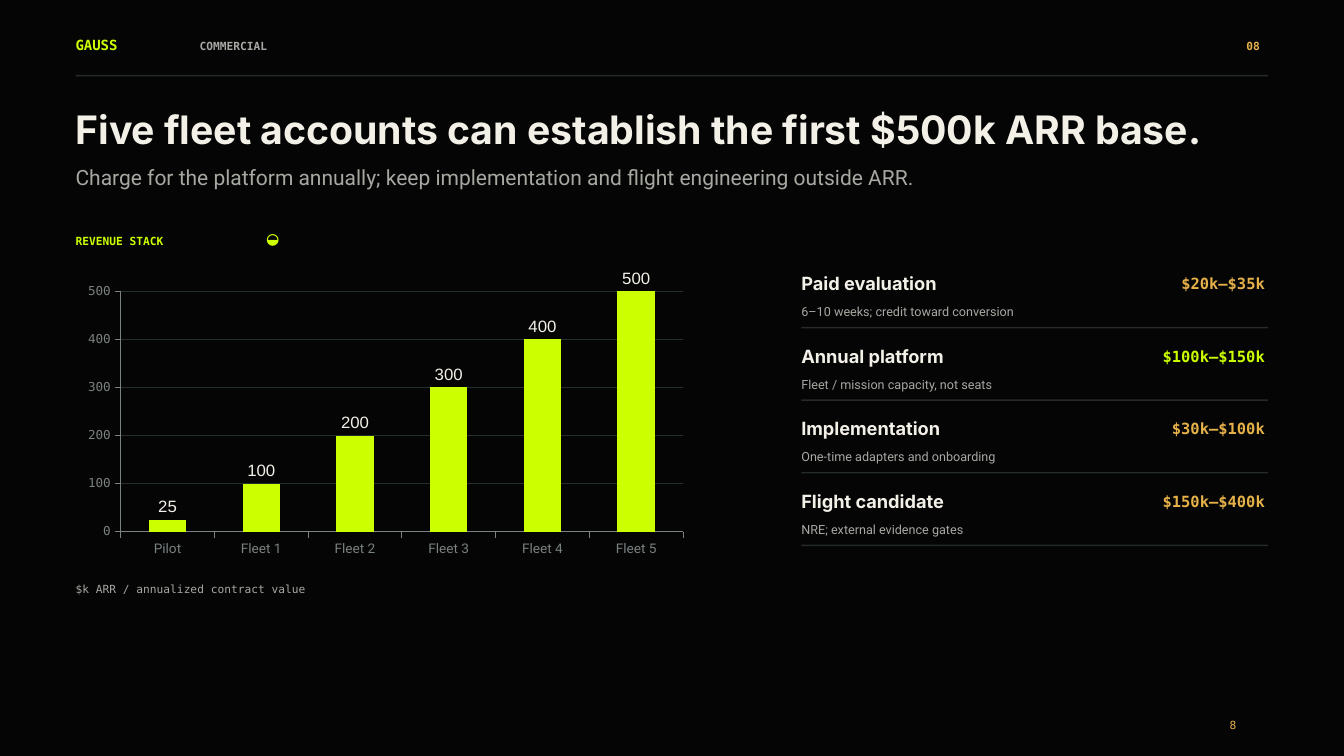
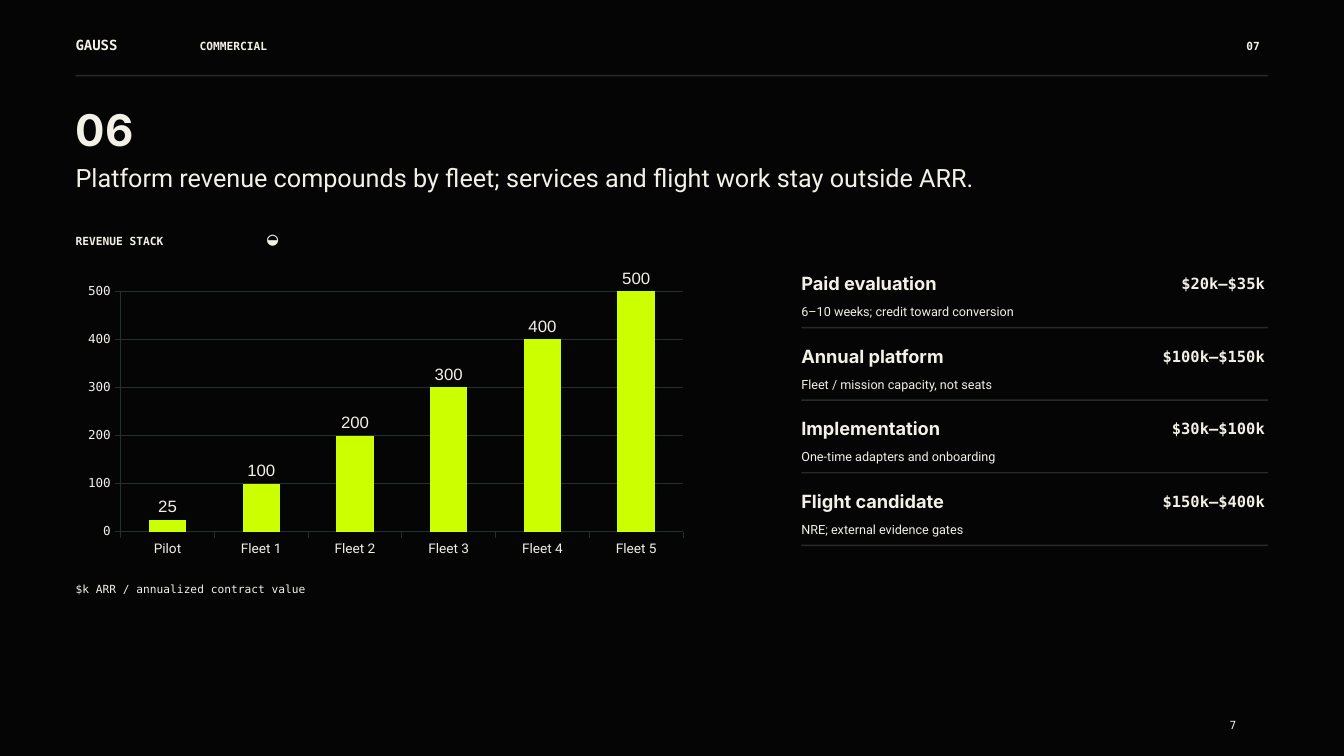
Before and after one commit to Pallas117/Gauss-Aurora.0-, a slide deck: slide 7 of reports/presentation/Gauss_Aurora_Investor_Deck_pptxgenjs.pptx (slide 8 before the commit). Drawn at 1344x756 pixels with LibreOffice and Linux fonts; fonts in the diff are those of the drawing. Boxes give left, top, right and bottom in pixels: in the first picture for what was removed or moved away, otherwise in the second. Text is boxed around its words. In the diff, an @@ line names an element or a change of style, - is before the commit and + after.

```diff
--- a/reports/presentation/Gauss_Aurora_Investor_Deck_pptxgenjs.pptx
+++ b/reports/presentation/Gauss_Aurora_Investor_Deck_pptxgenjs.pptx
@@ text at (1246, 41, 1259, 50): text changed; text colour #E7B14A to #F3F0E8 @@
-08
+07
@@ text at (76, 113, 134, 147): text changed; size 28 to 31.2 pt @@
-Five fleet accounts can establish the first $500k ARR base.
+06
@@ text at (76, 168, 973, 193): text changed; size 15 to 18 pt; text colour #A6A9A2 to #F3F0E8 @@
-Charge for the platform annually; keep implementation and flight engineering outside ARR.
+Platform revenue compounds by fleet; services and flight work stay outside ARR.
@@ text "◒" at (260, 227, 285, 249): size 14 to 13.2 pt, text colour #CCFF00 to #F3F0E8 @@
@@ column chart at (76, 270, 696, 563) @@
@@ category axis changed @@
@@ value axis changed @@
@@ text colour #CCFF00 to #F3F0E8 in 3 elements at (76, 39, 118, 50), (76, 236, 164, 245), (1163, 350, 1265, 365) @@
@@ text colour #E7B14A to #F3F0E8 in 3 elements at (1181, 277, 1265, 292), (1172, 422, 1265, 437), (1163, 495, 1265, 510) @@
@@ text colour #A6A9A2 to #F3F0E8 in 6 elements at (200, 41, 268, 50), (76, 584, 306, 594), (801, 306, 1013, 318), (801, 379, 992, 392), (801, 451, 996, 464), (801, 524, 963, 537) @@
@@ page number at (1230, 721, 1237, 729): text changed; text colour #E7B14A to #F3F0E8 @@
-8
+7
```
Also in this commit, not shown: 8 other slides changed, 2 slides added, 5 slides removed.
